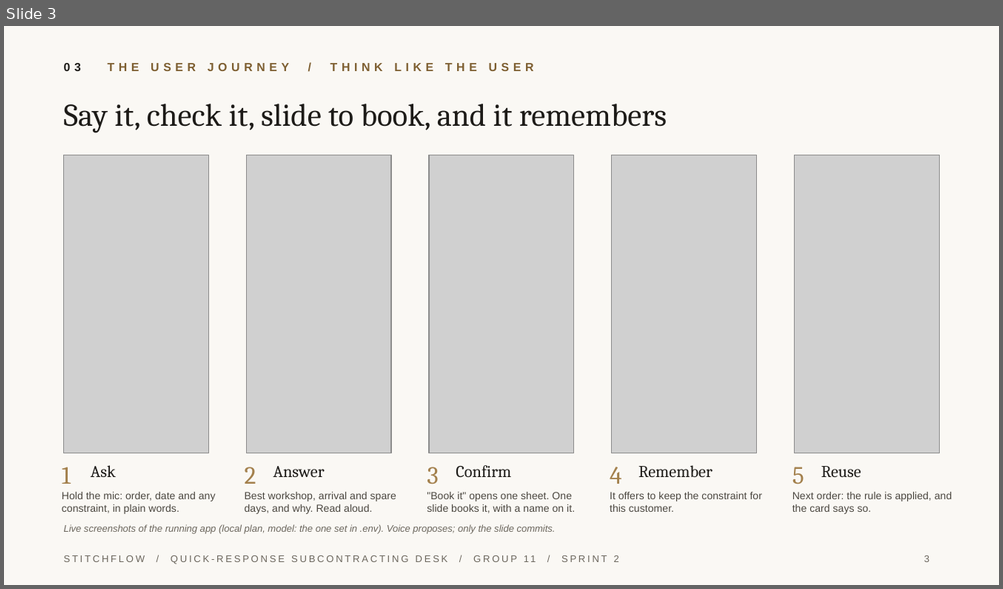
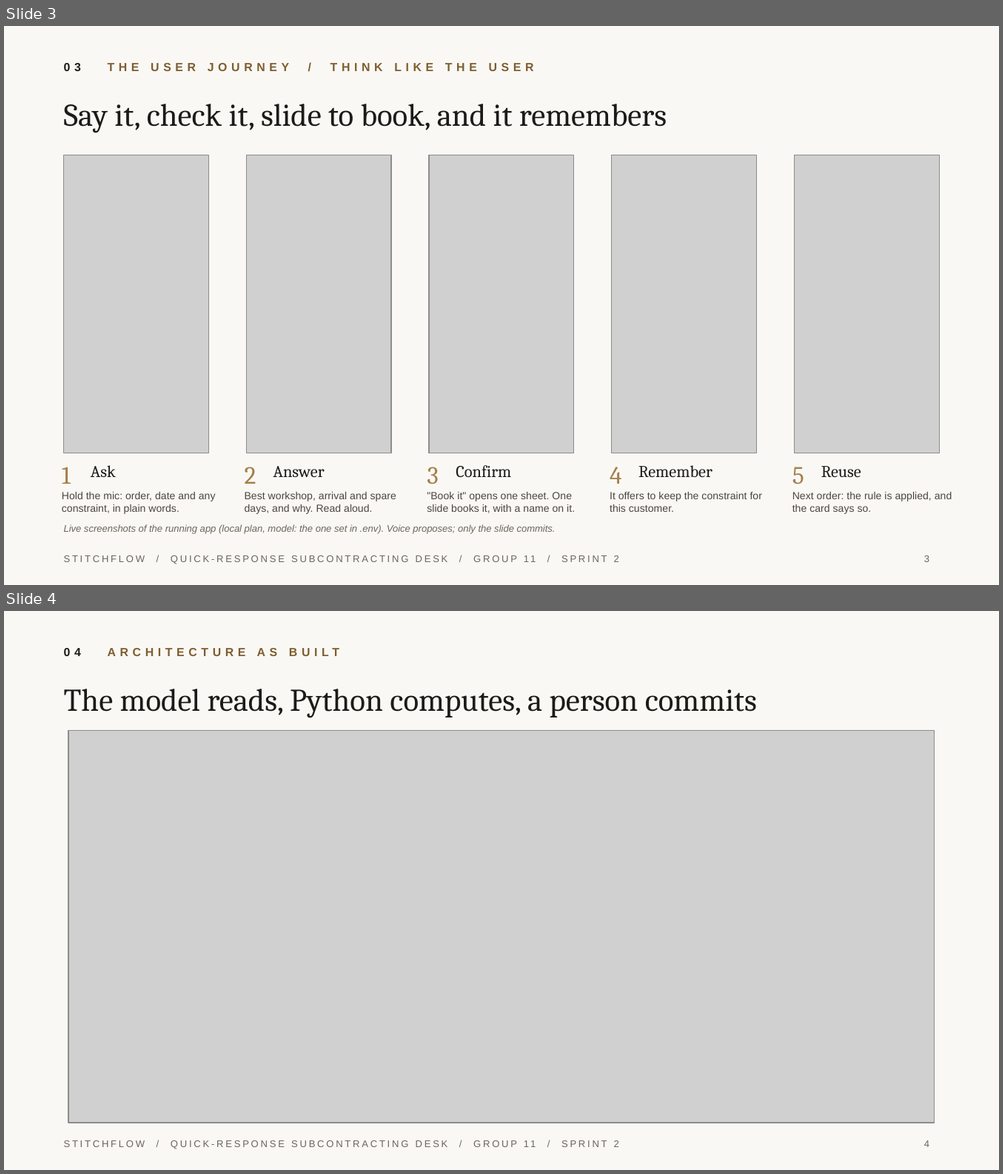
Before and after one commit to JoshuaGloor/dss5105-capstone-project, a slide deck: docs/slides/Presentation_Group11_Sprint2.pptx. Shown one above the other, each under a label of ours: slide 3 before the commit, slides 3 and 4 after it. The pictures are 1003x589 and 1003x1174 pixels, drawn with LibreOffice and Linux fonts; fonts in the diff are those of the drawing; grey boxes stand for pictures. Boxes give left, top, right and bottom in pixels: in the first picture for what was removed or moved away, otherwise in the second. Text is boxed around its words. In the diff, an @@ line names an element or a change of style, - is before the commit and + after.

Commit message:
Hand-drawn architecture diagram; key choices get their own slide

```diff
--- a/docs/slides/Presentation_Group11_Sprint2.pptx
+++ b/docs/slides/Presentation_Group11_Sprint2.pptx
@@ slide 4 added at (4, 611, 999, 1170), background #FAF8F4; not listed: 1 template element that a slide beside it also shows @@
@@ text added at (64, 648, 339, 656), 8.5 pt, text #7D5E30, bold @@
+04 ARCHITECTURE AS BUILT
@@ text added at (64, 689, 757, 718), 23 pt, text #1D1B18 @@
+The model reads, Python computes, a person commits
@@ picture added at (68, 730, 934, 1123) @@
@@ page number added at (924, 1141, 929, 1147), 7 pt, text #6B665D @@
+4
```
Also in this commit, not shown: 4 slides changed, 5 other files.
